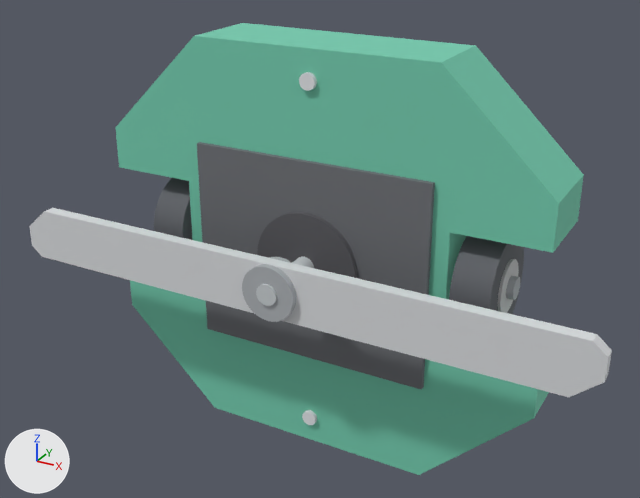
Two versions of the glTF model viewer/data/models/vampire.glb, one commit apart.
Both versions are drawn from a camera (50 mm lens) standing at (93.5, -175.2, 86.7) and looking at (1.0, -6.9, 2.5). The lights are fixed; the arrows at lower left show +X, +Y and +Z. The older version comes first.

The first picture shows 'chassis', 'deck', 'dt_hubw_weapon', 'hub', 'weapon', 'wheel_l0', 'wheel_r0' and 5 more.
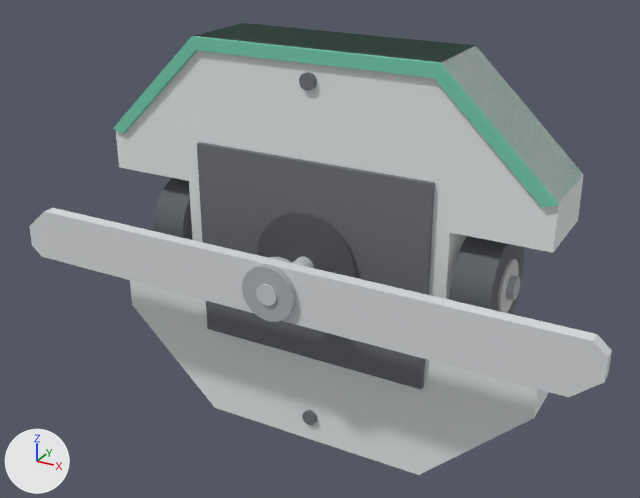
The change, as a diff of the scene's bpy script:
```diff
--- a/viewer/data/models/vampire.glb.py
+++ b/viewer/data/models/vampire.glb.py
@@ mat_chassis @@
 mat_chassis = principled_material('chassis')
-mat_chassis.base_color = (0.184, 0.624, 0.447)  # green #77cfb2
+mat_chassis.base_color = (0.812, 0.839, 0.847)  # white #e9eced
 mat_chassis.metallic = 0.1
@@ mat_green_wall @@
+mat_green_wall = principled_material('green_wall')
+mat_green_wall.base_color = (0.184, 0.624, 0.447)  # green #77cfb2
+mat_green_wall.metallic = 0.1
+mat_green_wall.roughness = 0.8
@@ me_green_wall @@
+me_green_wall.from_pydata(...)  # 16 vertices, 28 faces; spans x -56.0..56.0, y -11.0..10.0, z 24.0..50.0
+me_green_wall.materials.append(mat_green_wall)  # green #77cfb2
@@ ob_green_wall @@
+ob_green_wall = bpy.data.objects.new('green_wall', me_green_wall)
+ob_green_wall.location = (0.0, 0.0, 0.0)
```

Location of each change, [x1, y1, x2, y2] in pixels of the pictures (640 x 498 px):
'chassis', recoloured (green to white): [116, 23, 584, 475] in both
'green_wall', added: after [113, 24, 584, 207]
